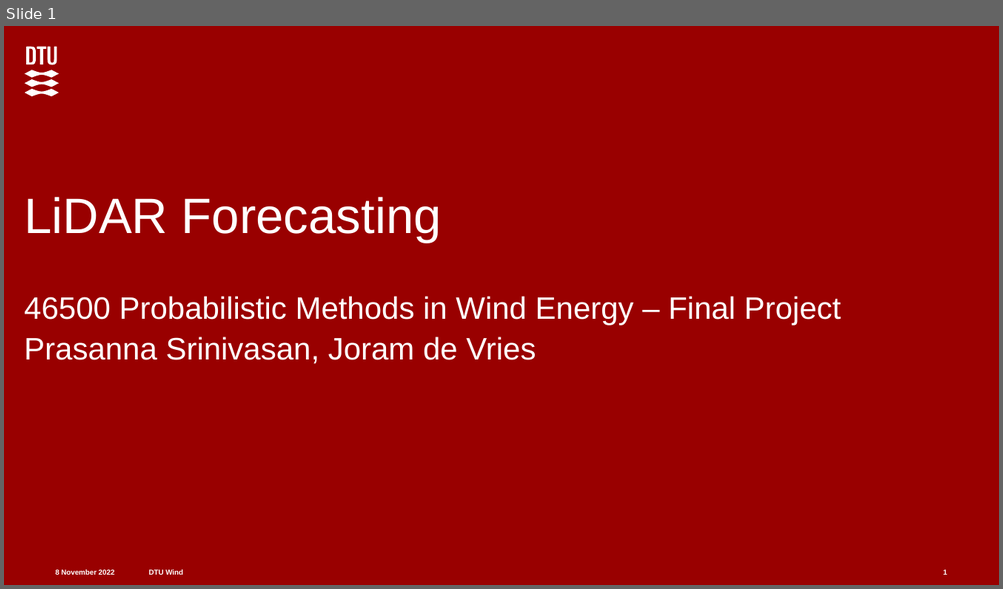
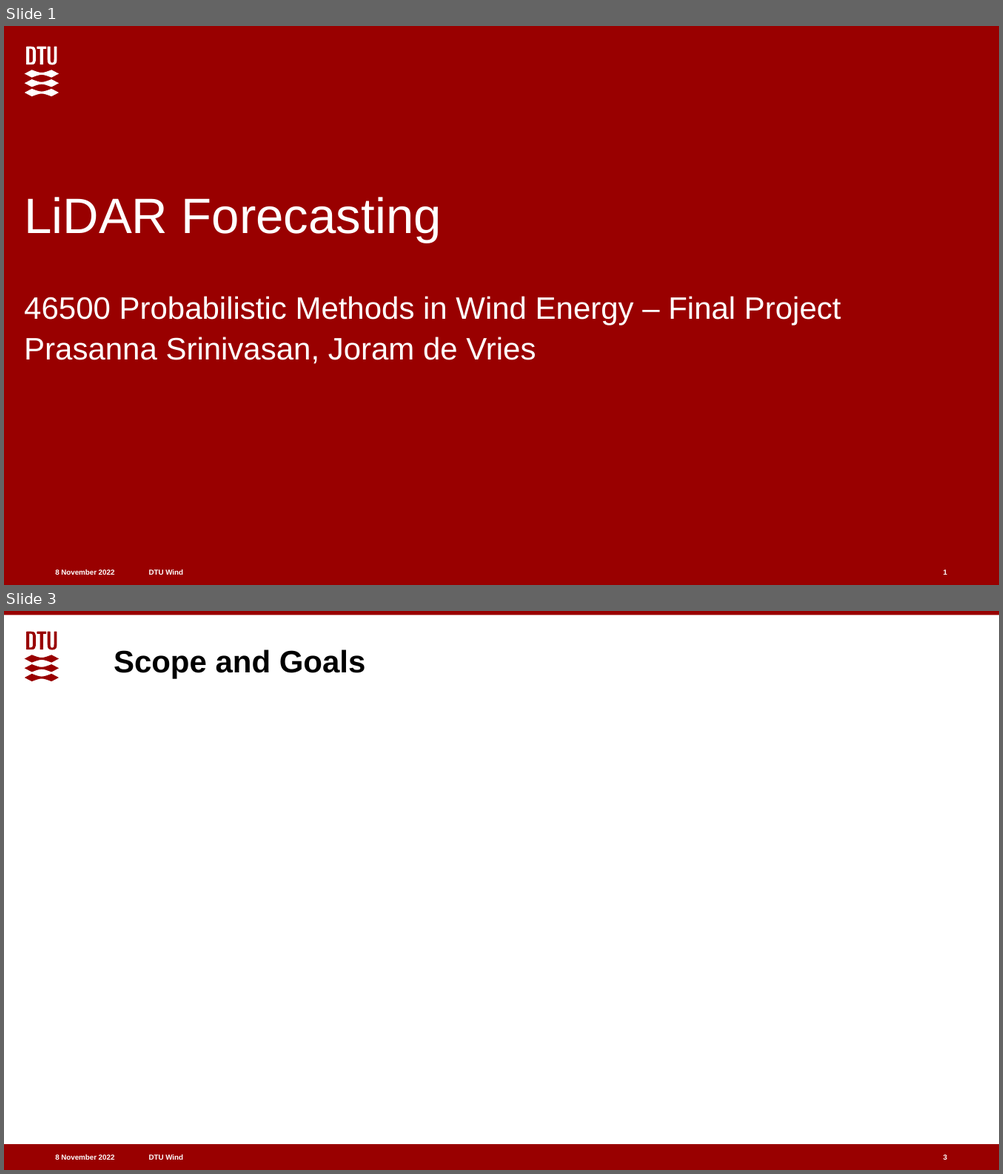
Before and after one commit to joramdevries/ProbabilisticMethods, a slide deck: Final_Project/FeedbackPresentation.pptx. Shown one above the other, each under a label of ours: slide 1 before the commit, slides 1 and 3 after it; the slides between them are not shown. The pictures are 1003x589 and 1003x1174 pixels, drawn with LibreOffice and Linux fonts; fonts in the diff are those of the drawing. Boxes give left, top, right and bottom in pixels: in the first picture for what was removed or moved away, otherwise in the second. Text is boxed around its words. In the diff, an @@ line names an element or a change of style, - is before the commit and + after.

```diff
--- a/Final_Project/FeedbackPresentation.pptx
+++ b/Final_Project/FeedbackPresentation.pptx
@@ slide 3 added at <box>4,611,999,1170</box>, background #FFFFFF; not listed: 4 template elements that a slide beside it also shows @@
@@ freeform shape added at <box>25,632,60,682</box>, fill #990000 @@
@@ title added at <box>114,649,366,679</box>, 30 pt, text #000000, bold @@
+Scope and Goals
@@ page number added at <box>943,1155,947,1162</box>, 7 pt, text #FFFFFF, bold @@
+3
```
Also in this commit, not shown: 3 slides changed, 6 other files.
